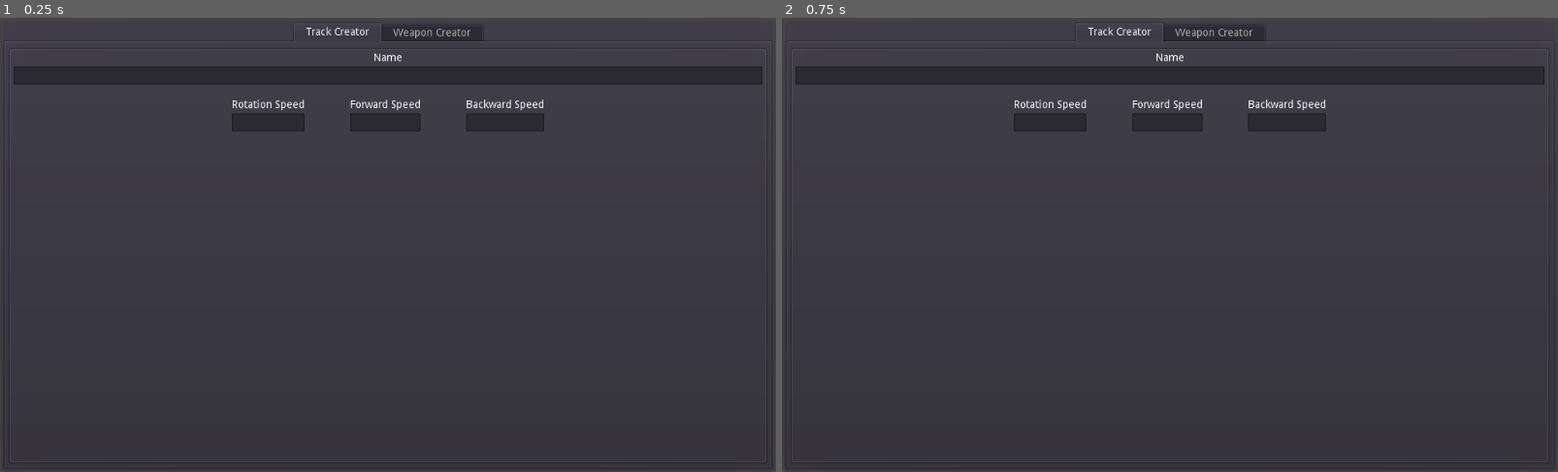
Above: before the commit, frames 1-2 (left to right).
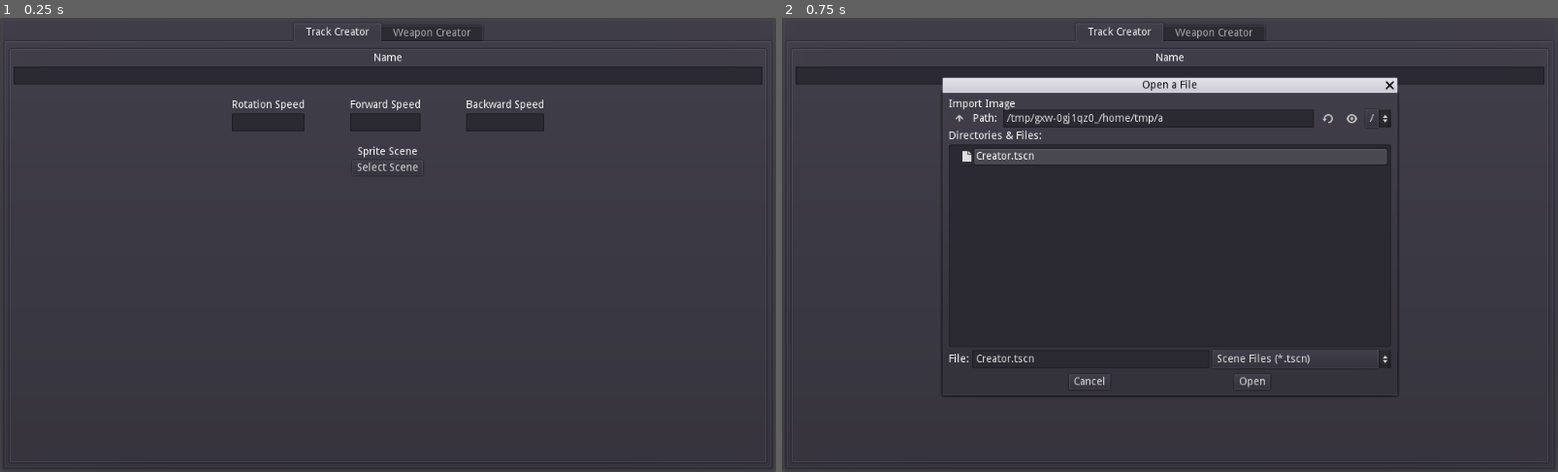
Above: after the commit, the same moments.

Repository: DanielAtanasovski-Games/OpenMech
Game: Godot game, scene res://Creator.tscn
Same seed, same stepped clock (60 frames per second), same inputs: the game is played once before the commit and once after it. Before the commit the project has no main scene; this scene is started directly in both runs.
Inputs (mouse positions are in pixels of both pictures, inside the frame that each line leads up to):
- Up to frame 1 (0.25 s): no input
- Up to frame 2 (0.75 s): click (1170, 167) at 0.5 s, where only the run after the commit has a clickable "Select Scene"

The runs differ from the first frame. In frame 1, 0.1% of the frame differs, in the area x 46-54%, y 28-34%; in frame 2, 4.4%, in the area x 20-80%, y 13-84%.

Commit message:
Updated Creator

Diff:
--- a/MultiMechCreator/Creator.tscn
+++ b/MultiMechCreator/Creator.tscn
@@ -1,4 +1,6 @@
-[gd_scene format=2]
+[gd_scene load_steps=2 format=2]
+
+[ext_resource path="res://Pop.gd" type="Script" id=1]
 
 [node name="Control" type="Control"]
 anchor_right = 1.0
@@ -21,6 +23,7 @@
 margin_bottom = 593.0
 
 [node name="Track Creator" type="PanelContainer" parent="Window/TabContainer"]
+visible = false
 anchor_right = 1.0
 anchor_bottom = 1.0
 margin_left = 4.0
@@ -39,20 +42,20 @@
 "_edit_use_anchors_": false
 }
 
-[node name="VBoxContainer" type="VBoxContainer" parent="Window/TabContainer/Track Creator/MarginContainer"]
+[node name="Settings" type="VBoxContainer" parent="Window/TabContainer/Track Creator/MarginContainer"]
 margin_right = 988.0
 margin_bottom = 536.0
 custom_constants/separation = 20
 
-[node name="Name" type="VBoxContainer" parent="Window/TabContainer/Track Creator/MarginContainer/VBoxContainer"]
-margin_right = 988.0
-margin_bottom = 42.0
-custom_constants/separation = 4
-__meta__ = {
-"_edit_use_anchors_": false
-}
-
-[node name="Label" type="Label" parent="Window/TabContainer/Track Creator/MarginContainer/VBoxContainer/Name"]
+[node name="Name" type="VBoxContainer" parent="Window/TabContainer/Track Creator/MarginContainer/Settings"]
+margin_right = 988.0
+margin_bottom = 42.0
+custom_constants/separation = 4
+__meta__ = {
+"_edit_use_anchors_": false
+}
+
+[node name="Label" type="Label" parent="Window/TabContainer/Track Creator/MarginContainer/Settings/Name"]
 margin_right = 988.0
 margin_bottom = 14.0
 text = "Name"
@@ -61,15 +64,15 @@
 "_edit_use_anchors_": false
 }
 
-[node name="LineEdit" type="LineEdit" parent="Window/TabContainer/Track Creator/MarginContainer/VBoxContainer/Name"]
-margin_top = 18.0
-margin_right = 988.0
-margin_bottom = 42.0
-__meta__ = {
-"_edit_use_anchors_": false
-}
-
-[node name="Speed" type="VBoxContainer" parent="Window/TabContainer/Track Creator/MarginContainer/VBoxContainer"]
+[node name="LineEdit" type="LineEdit" parent="Window/TabContainer/Track Creator/MarginContainer/Settings/Name"]
+margin_top = 18.0
+margin_right = 988.0
+margin_bottom = 42.0
+__meta__ = {
+"_edit_use_anchors_": false
+}
+
+[node name="Speed" type="VBoxContainer" parent="Window/TabContainer/Track Creator/MarginContainer/Settings"]
 margin_top = 62.0
 margin_right = 988.0
 margin_bottom = 104.0
@@ -78,13 +81,13 @@
 "_edit_use_anchors_": false
 }
 
-[node name="HBoxContainer" type="HBoxContainer" parent="Window/TabContainer/Track Creator/MarginContainer/VBoxContainer/Speed"]
+[node name="HBoxContainer" type="HBoxContainer" parent="Window/TabContainer/Track Creator/MarginContainer/Settings/Speed"]
 margin_right = 988.0
 margin_bottom = 42.0
 custom_constants/separation = 60
 alignment = 1
 
-[node name="Rotation" type="VBoxContainer" parent="Window/TabContainer/Track Creator/MarginContainer/VBoxContainer/Speed/HBoxContainer"]
+[node name="Rotation" type="VBoxContainer" parent="Window/TabContainer/Track Creator/MarginContainer/Settings/Speed/HBoxContainer"]
 margin_left = 288.0
 margin_right = 384.0
 margin_bottom = 42.0
@@ -93,7 +96,7 @@
 "_edit_use_anchors_": false
 }
 
-[node name="Label" type="Label" parent="Window/TabContainer/Track Creator/MarginContainer/VBoxContainer/Speed/HBoxContainer/Rotation"]
+[node name="Label" type="Label" parent="Window/TabContainer/Track Creator/MarginContainer/Settings/Speed/HBoxContainer/Rotation"]
 margin_right = 96.0
 margin_bottom = 14.0
 text = "Rotation Speed"
@@ -102,7 +105,7 @@
 "_edit_use_anchors_": false
 }
 
-[node name="LineEdit" type="LineEdit" parent="Window/TabContainer/Track Creator/MarginContainer/VBoxContainer/Speed/HBoxContainer/Rotation"]
+[node name="LineEdit" type="LineEdit" parent="Window/TabContainer/Track Creator/MarginContainer/Settings/Speed/HBoxContainer/Rotation"]
 margin_top = 18.0
 margin_right = 96.0
 margin_bottom = 42.0
@@ -110,7 +113,7 @@
 "_edit_use_anchors_": false
 }
 
-[node name="Forward" type="VBoxContainer" parent="Window/TabContainer/Track Creator/MarginContainer/VBoxContainer/Speed/HBoxContainer"]
+[node name="Forward" type="VBoxContainer" parent="Window/TabContainer/Track Creator/MarginContainer/Settings/Speed/HBoxContainer"]
 margin_left = 444.0
 margin_right = 537.0
 margin_bottom = 42.0
@@ -119,7 +122,7 @@
 "_edit_use_anchors_": false
 }
 
-[node name="Label" type="Label" parent="Window/TabContainer/Track Creator/MarginContainer/VBoxContainer/Speed/HBoxContainer/Forward"]
+[node name="Label" type="Label" parent="Window/TabContainer/Track Creator/MarginContainer/Settings/Speed/HBoxContainer/Forward"]
 margin_right = 93.0
 margin_bottom = 14.0
 text = "Forward Speed"
@@ -128,15 +131,15 @@
 "_edit_use_anchors_": false
 }
 
-[node name="LineEdit" type="LineEdit" parent="Window/TabContainer/Track Creator/MarginContainer/VBoxContainer/Speed/HBoxContainer/Forward"]
-margin_top = 18.0
-margin_right = 93.0
-margin_bottom = 42.0
-__meta__ = {
-"_edit_use_anchors_": false
-}
-
-[node name="Backward" type="VBoxContainer" parent="Window/TabContainer/Track Creator/MarginContainer/VBoxContainer/Speed/HBoxContainer"]
+[node name="LineEdit" type="LineEdit" parent="Window/TabContainer/Track Creator/MarginContainer/Settings/Speed/HBoxContainer/Forward"]
+margin_top = 18.0
+margin_right = 93.0
+margin_bottom = 42.0
+__meta__ = {
+"_edit_use_anchors_": false
+}
+
+[node name="Backward" type="VBoxContainer" parent="Window/TabContainer/Track Creator/MarginContainer/Settings/Speed/HBoxContainer"]
 margin_left = 597.0
 margin_right = 700.0
 margin_bottom = 42.0
@@ -145,7 +148,7 @@
 "_edit_use_anchors_": false
 }
 
-[node name="Label" type="Label" parent="Window/TabContainer/Track Creator/MarginContainer/VBoxContainer/Speed/HBoxContainer/Backward"]
+[node name="Label" type="Label" parent="Window/TabContainer/Track Creator/MarginContainer/Settings/Speed/HBoxContainer/Backward"]
 margin_right = 103.0
 margin_bottom = 14.0
 text = "Backward Speed"
@@ -154,7 +157,7 @@
 "_edit_use_anchors_": false
 }
 
-[node name="LineEdit" type="LineEdit" parent="Window/TabContainer/Track Creator/MarginContainer/VBoxContainer/Speed/HBoxContainer/Backward"]
+[node name="LineEdit" type="LineEdit" parent="Window/TabContainer/Track Creator/MarginContainer/Settings/Speed/HBoxContainer/Backward"]
 margin_top = 18.0
 margin_right = 103.0
 margin_bottom = 42.0
@@ -162,11 +165,250 @@
 "_edit_use_anchors_": false
 }
 
-[node name="Weapon Creator" type="Control" parent="Window/TabContainer"]
+[node name="Collision" type="VBoxContainer" parent="Window/TabContainer/Track Creator/MarginContainer/Settings"]
+margin_top = 124.0
+margin_right = 988.0
+margin_bottom = 162.0
+custom_constants/separation = 4
+__meta__ = {
+"_edit_use_anchors_": false
+}
+
+[node name="HBoxContainer" type="HBoxContainer" parent="Window/TabContainer/Track Creator/MarginContainer/Settings/Collision"]
+margin_right = 988.0
+margin_bottom = 38.0
+custom_constants/separation = 60
+alignment = 1
+
+[node name="Sprite" type="VBoxContainer" parent="Window/TabContainer/Track Creator/MarginContainer/Settings/Collision/HBoxContainer"]
+margin_left = 447.0
+margin_right = 540.0
+margin_bottom = 38.0
+custom_constants/separation = 4
+__meta__ = {
+"_edit_use_anchors_": false
+}
+
+[node name="Label" type="Label" parent="Window/TabContainer/Track Creator/MarginContainer/Settings/Collision/HBoxContainer/Sprite"]
+margin_right = 93.0
+margin_bottom = 14.0
+text = "Sprite Scene"
+align = 1
+__meta__ = {
+"_edit_use_anchors_": false
+}
+
+[node name="SceneLoaded" type="Label" parent="Window/TabContainer/Track Creator/MarginContainer/Settings/Collision/HBoxContainer/Sprite"]
 visible = false
+margin_top = 18.0
+margin_right = 93.0
+margin_bottom = 32.0
+
+[node name="MenuButton" type="Button" parent="Window/TabContainer/Track Creator/MarginContainer/Settings/Collision/HBoxContainer/Sprite"]
+margin_top = 18.0
+margin_right = 93.0
+margin_bottom = 38.0
+text = "Select Scene"
+
+[node name="Weapon Creator" type="PanelContainer" parent="Window/TabContainer"]
 anchor_right = 1.0
 anchor_bottom = 1.0
 margin_left = 4.0
 margin_top = 32.0
 margin_right = -4.0
 margin_bottom = -4.0
+
+[node name="MarginContainer" type="MarginContainer" parent="Window/TabContainer/Weapon Creator"]
+margin_left = 7.0
+margin_top = 7.0
+margin_right = 995.0
+margin_bottom = 543.0
+
+[node name="Settings" type="VBoxContainer" parent="Window/TabContainer/Weapon Creator/MarginContainer"]
+margin_right = 988.0
+margin_bottom = 536.0
+custom_constants/separation = 20
+
+[node name="Name" type="VBoxContainer" parent="Window/TabContainer/Weapon Creator/MarginContainer/Settings"]
+margin_right = 988.0
+margin_bottom = 42.0
+custom_constants/separation = 4
+__meta__ = {
+"_edit_use_anchors_": false
+}
+
+[node name="Label" type="Label" parent="Window/TabContainer/Weapon Creator/MarginContainer/Settings/Name"]
+margin_right = 988.0
+margin_bottom = 14.0
+text = "Name"
+align = 1
+__meta__ = {
+"_edit_use_anchors_": false
+}
+
+[node name="LineEdit" type="LineEdit" parent="Window/TabContainer/Weapon Creator/MarginContainer/Settings/Name"]
+margin_top = 18.0
+margin_right = 988.0
+margin_bottom = 42.0
+__meta__ = {
+"_edit_use_anchors_": false
+}
+
+[node name="Speed" type="VBoxContainer" parent="Window/TabContainer/Weapon Creator/MarginContainer/Settings"]
+margin_top = 62.0
+margin_right = 988.0
+margin_bottom = 104.0
+custom_constants/separation = 4
+__meta__ = {
+"_edit_use_anchors_": false
+}
+
+[node name="HBoxContainer" type="HBoxContainer" parent="Window/TabContainer/Weapon Creator/MarginContainer/Settings/Speed"]
+margin_right = 988.0
+margin_bottom = 42.0
+custom_constants/separation = 60
+alignment = 1
+
+[node name="Damage" type="VBoxContainer" parent="Window/TabContainer/Weapon Creator/MarginContainer/Settings/Speed/HBoxContainer"]
+margin_left = 312.0
+margin_right = 370.0
+margin_bottom = 42.0
+custom_constants/separation = 4
+__meta__ = {
+"_edit_use_anchors_": false
+}
+
+[node name="Label" type="Label" parent="Window/TabContainer/Weapon Creator/MarginContainer/Settings/Speed/HBoxContainer/Damage"]
+margin_right = 58.0
+margin_bottom = 14.0
+text = "Damage"
+align = 1
+__meta__ = {
+"_edit_use_anchors_": false
+}
+
+[node name="LineEdit" type="LineEdit" parent="Window/TabContainer/Weapon Creator/MarginContainer/Settings/Speed/HBoxContainer/Damage"]
+margin_top = 18.0
+margin_right = 58.0
+margin_bottom = 42.0
+__meta__ = {
+"_edit_use_anchors_": false
+}
+
+[node name="AttackSpeed" type="VBoxContainer" parent="Window/TabContainer/Weapon Creator/MarginContainer/Settings/Speed/HBoxContainer"]
+margin_left = 430.0
+margin_right = 513.0
+margin_bottom = 42.0
+custom_constants/separation = 4
+__meta__ = {
+"_edit_use_anchors_": false
+}
+
+[node name="Label" type="Label" parent="Window/TabContainer/Weapon Creator/MarginContainer/Settings/Speed/HBoxContainer/AttackSpeed"]
+margin_right = 83.0
+margin_bottom = 14.0
+text = "Attack Speed"
+align = 1
+__meta__ = {
+"_edit_use_anchors_": false
+}
+
+[node name="LineEdit" type="LineEdit" parent="Window/TabContainer/Weapon Creator/MarginContainer/Settings/Speed/HBoxContainer/AttackSpeed"]
+margin_top = 18.0
+margin_right = 83.0
+margin_bottom = 42.0
+__meta__ = {
+"_edit_use_anchors_": false
+}
+
+[node name="Backward" type="VBoxContainer" parent="Window/TabContainer/Weapon Creator/MarginContainer/Settings/Speed/HBoxContainer"]
+margin_left = 573.0
+margin_right = 676.0
+margin_bottom = 42.0
+custom_constants/separation = 4
+__meta__ = {
+"_edit_use_anchors_": false
+}
+
+[node name="Label" type="Label" parent="Window/TabContainer/Weapon Creator/MarginContainer/Settings/Speed/HBoxContainer/Backward"]
+margin_right = 103.0
+margin_bottom = 14.0
+text = "Backward Speed"
+align = 1
+__meta__ = {
+"_edit_use_anchors_": false
+}
+
+[node name="LineEdit" type="LineEdit" parent="Window/TabContainer/Weapon Creator/MarginContainer/Settings/Speed/HBoxContainer/Backward"]
+margin_top = 18.0
+margin_right = 103.0
+margin_bottom = 42.0
+__meta__ = {
+"_edit_use_anchors_": false
+}
+
+[node name="Collision" type="VBoxContainer" parent="Window/TabContainer/Weapon Creator/MarginContainer/Settings"]
+margin_top = 124.0
+margin_right = 988.0
+margin_bottom = 162.0
+custom_constants/separation = 4
+__meta__ = {
+"_edit_use_anchors_": false
+}
+
+[node name="HBoxContainer" type="HBoxContainer" parent="Window/TabContainer/Weapon Creator/MarginContainer/Settings/Collision"]
+margin_right = 988.0
+margin_bottom = 38.0
+custom_constants/separation = 60
+alignment = 1
+
+[node name="Sprite" type="VBoxContainer" parent="Window/TabContainer/Weapon Creator/MarginContainer/Settings/Collision/HBoxContainer"]
+margin_left = 447.0
+margin_right = 540.0
+margin_bottom = 38.0
+custom_constants/separation = 4
+__meta__ = {
+"_edit_use_anchors_": false
+}
+
+[node name="Label" type="Label" parent="Window/TabContainer/Weapon Creator/MarginContainer/Settings/Collision/HBoxContainer/Sprite"]
+margin_right = 93.0
+margin_bottom = 14.0
+text = "Sprite Scene"
+align = 1
+__meta__ = {
+"_edit_use_anchors_": false
+}
+
+[node name="SceneLoaded" type="Label" parent="Window/TabContainer/Weapon Creator/MarginContainer/Settings/Collision/HBoxContainer/Sprite"]
+visible = false
+margin_top = 18.0
+margin_right = 93.0
+margin_bottom = 32.0
+
+[node name="MenuButton" type="Button" parent="Window/TabContainer/Weapon Creator/MarginContainer/Settings/Collision/HBoxContainer/Sprite"]
+margin_top = 18.0
+margin_right = 93.0
+margin_bottom = 38.0
+text = "Select Scene"
+
+[node name="FileDialog" type="FileDialog" parent="Window"]
+margin_left = 212.0
+margin_top = 99.0
+margin_right = 812.0
+margin_bottom = 499.0
+rect_min_size = Vector2( 600, 400 )
+size_flags_horizontal = 4
+size_flags_vertical = 4
+window_title = "Import"
+dialog_text = "Import Image"
+mode = 0
+access = 2
+filters = PoolStringArray( "*.tscn ; Scene Files" )
+current_dir = "D:/godot/projects/OpenMech/MultiMechCreator"
+current_path = "D:/godot/projects/OpenMech/MultiMechCreator/"
+script = ExtResource( 1 )
+labelPath = NodePath("../TabContainer/Track Creator/MarginContainer/Settings/Collision/HBoxContainer/Sprite/SceneLoaded")
+[connection signal="button_up" from="Window/TabContainer/Track Creator/MarginContainer/Settings/Collision/HBoxContainer/Sprite/MenuButton" to="Window/FileDialog" method="_on_MenuButton_button_up"]
+[connection signal="button_up" from="Window/TabContainer/Weapon Creator/MarginContainer/Settings/Collision/HBoxContainer/Sprite/MenuButton" to="Window/FileDialog" method="_on_MenuButton_button_up"]
+[connection signal="file_selected" from="Window/FileDialog" to="Window/FileDialog" method="_on_FileDialog_file_selected"]
--- /dev/null
+++ b/MultiMechCreator/Pop.gd
@@ -0,0 +1,18 @@
+extends FileDialog
+
+export var labelPath : NodePath;
+var status : Label;
+var loadedScene : PackedScene;
+
+func _ready():
+	status = get_node(labelPath);
+
+func _on_MenuButton_button_up():
+	popup();
+
+
+func _on_FileDialog_file_selected(path):
+	loadedScene = load(path);
+	print(loadedScene);
+	status.visible = true;
+	status.text = "Loaded Scene";
--- a/MultiMechCreator/project.godot
+++ b/MultiMechCreator/project.godot
@@ -16,6 +16,7 @@
 [application]
 
 config/name="MultiMechCreator"
+run/main_scene="res://Creator.tscn"
 config/icon="res://icon.png"
 
 [rendering]
